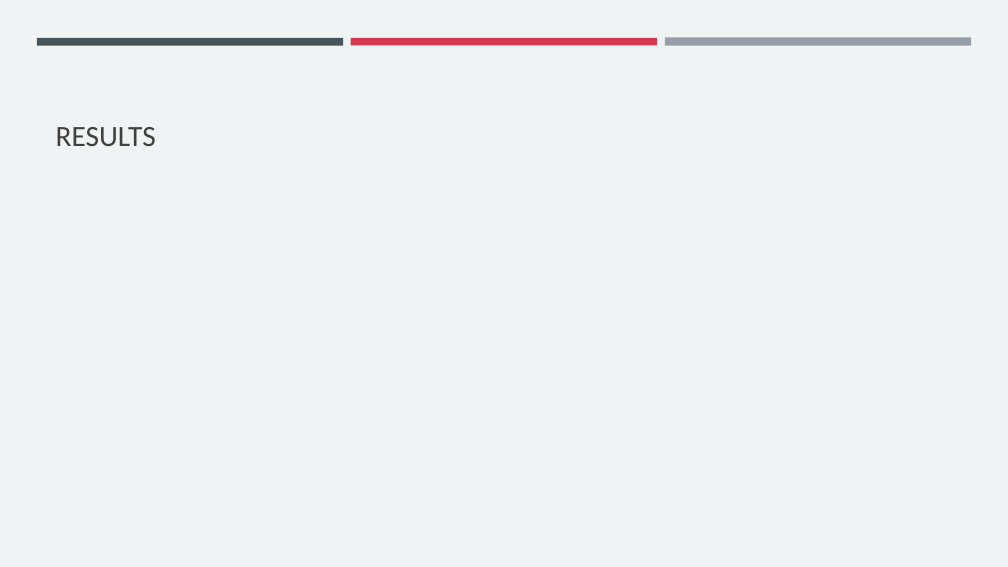
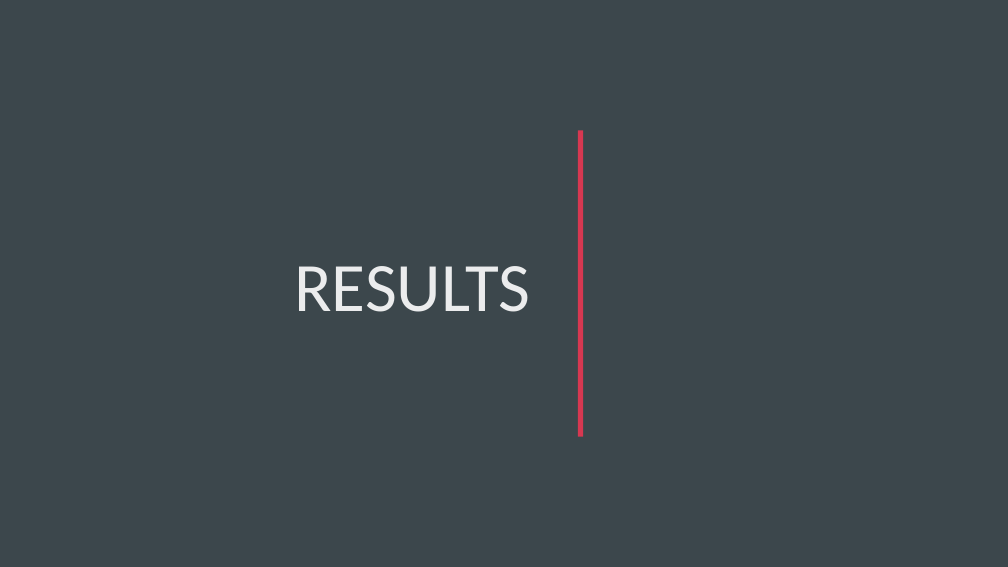
Before and after one commit to jshrdt/aics-project, a slide deck: slide 14 of paper/aics_ppp.pptx (slide 6 before the commit). Drawn at 1008x567 pixels with LibreOffice and Linux fonts; fonts in the diff are those of the drawing. Boxes give left, top, right and bottom in pixels: in the first picture for what was removed or moved away, otherwise in the second. Text is boxed around its words. In the diff, an @@ line names an element or a change of style, - is before the commit and + after.

```diff
--- a/paper/aics_ppp.pptx
+++ b/paper/aics_ppp.pptx
@@ background #F0F3F3 to #1B1631 @@
@@ rectangle added at box(0, 0, 1008, 567), fill #3C474C @@
@@ rectangle removed at box(37, 38, 343, 45) @@
@@ rectangle removed at box(351, 38, 657, 45) @@
@@ rectangle removed at box(665, 38, 971, 46) @@
@@ title "RESULTS": place and size @@
-title "RESULTS" at box(56, 127, 156, 146)
+title "RESULTS" at box(294, 266, 530, 312)
@@ title "RESULTS" at box(294, 266, 530, 312): size 28 to 66 pt, text colour #404040 to #FFFFFF at 90% opacity; alignment left to right; vertical alignment bottom to middle @@
@@ rectangle added at box(578, 130, 584, 436), fill #D73851 @@
```
Also in this commit, not shown: 5 other slides changed, 12 slides added, 11 other files.
